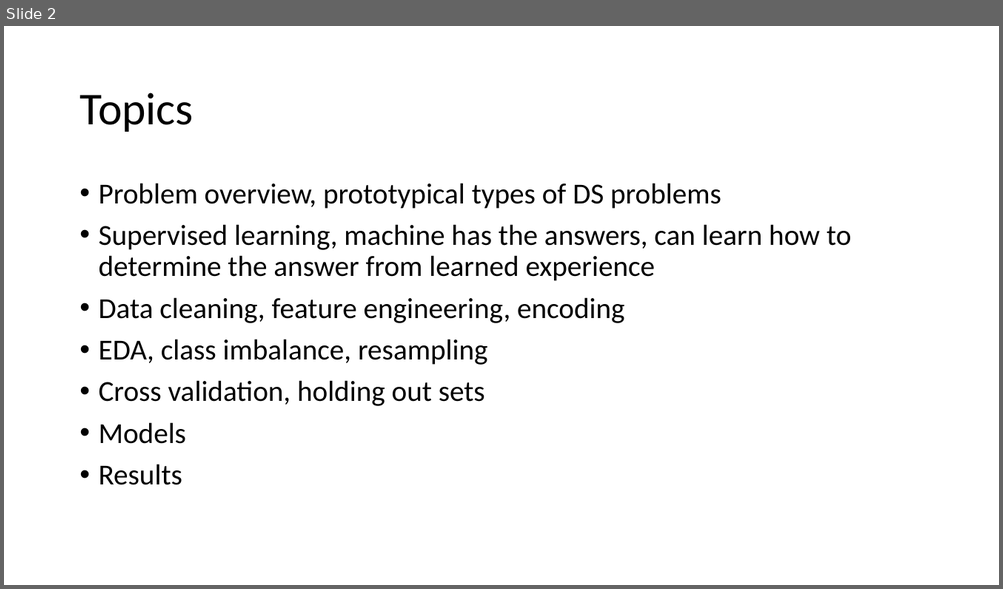
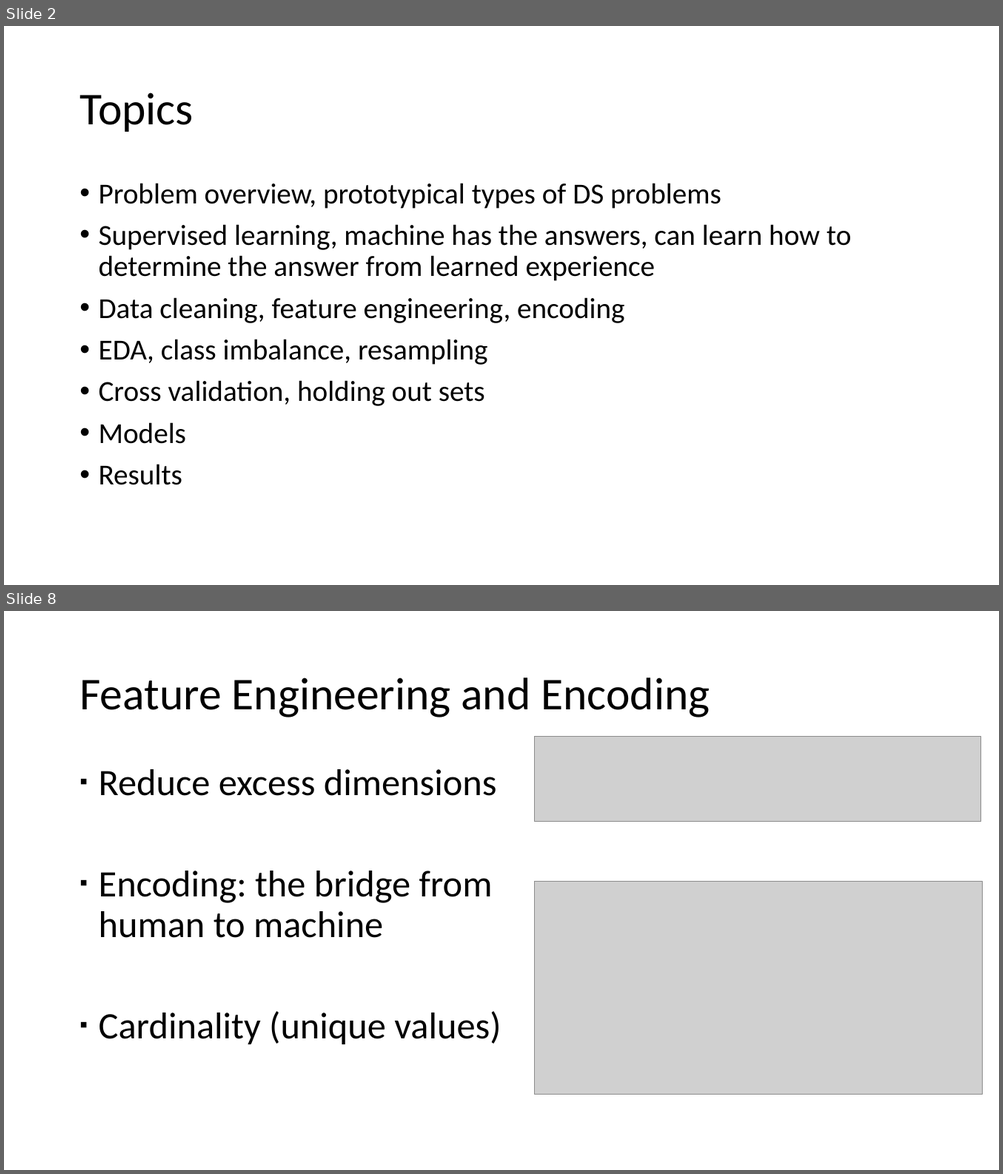
Before and after one commit to andy-j-block/census_income_predictions, a slide deck: slide_deck.pptx. Shown one above the other, each under a label of ours: slide 2 before the commit, slides 2 and 8 after it; the slides between them are not shown. The pictures are 1003x589 and 1003x1174 pixels, drawn with LibreOffice and Linux fonts; fonts in the diff are those of the drawing; grey boxes stand for pictures. Boxes give left, top, right and bottom in pixels: in the first picture for what was removed or moved away, otherwise in the second. Text is boxed around its words. In the diff, an @@ line names an element or a change of style, - is before the commit and + after.

```diff
--- a/slide_deck.pptx
+++ b/slide_deck.pptx
@@ slide 8 added at (4,611,999,1170), background #FFFFFF @@
@@ title added at (79,678,710,718), 44 pt, text #000000 @@
+Feature Engineering and Encoding
@@ picture added at (535,736,981,821) @@
@@ text added at (99,769,501,1045), 36 pt, text #000000 @@
+▪ Reduce excess dimensions
+▪ Encoding: the bridge from human to machine
+▪ Cardinality (unique values)
@@ picture added at (535,882,982,1094) @@
```
Also in this commit, not shown: 1 slide changed, 11 other slides added, 7 other files.
